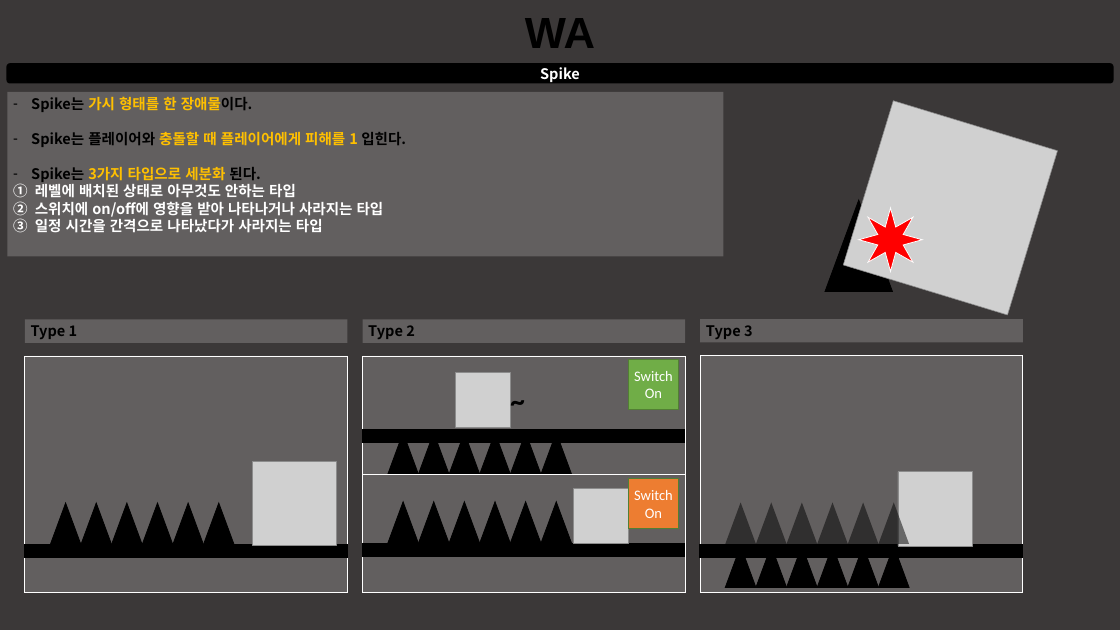
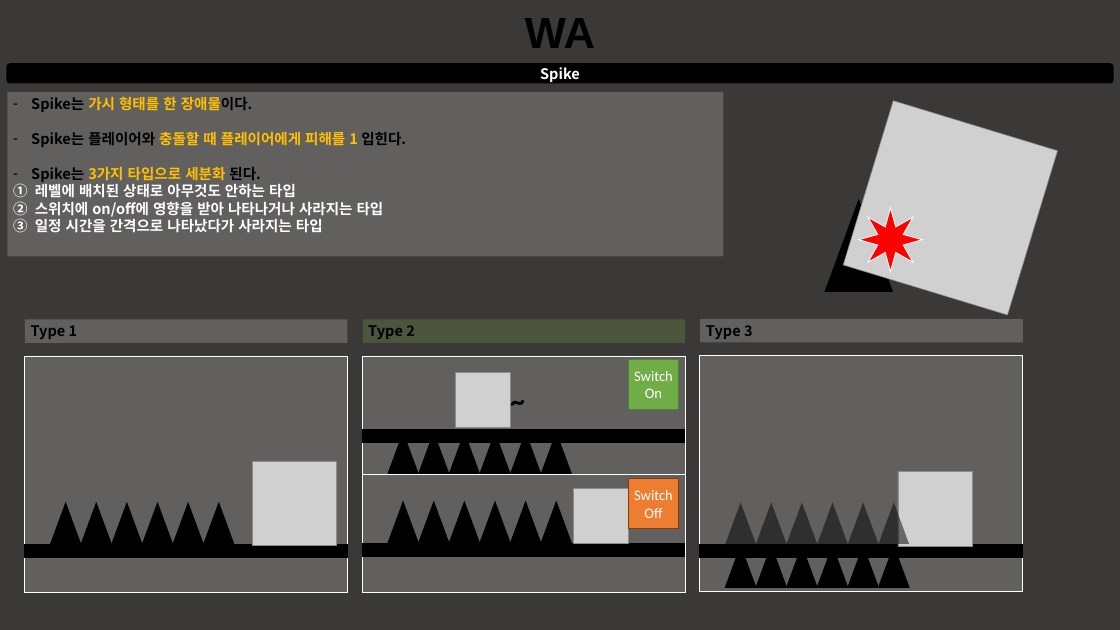
Before and after one commit to taeseongeom/WA, a slide deck: slide 5 of 기획서/신버전/적대적 오브젝트 기획서.pptx. Drawn at 1120x630 pixels with LibreOffice and Linux fonts; fonts in the diff are those of the drawing; grey boxes stand for pictures. Boxes give left, top, right and bottom in pixels: in the first picture for what was removed or moved away, otherwise in the second. Text is boxed around its words. In the diff, an @@ line names an element or a change of style, - is before the commit and + after.

```diff
--- a/기획서/신버전/적대적 오브젝트 기획서.pptx
+++ b/기획서/신버전/적대적 오브젝트 기획서.pptx
@@ rectangle "Type 2" at box(362, 319, 685, 343): fill #FFFFFF at 20% opacity to #92D050 at 20% opacity @@
@@ rectangle "Switch" at box(628, 478, 679, 529): outline #538035 1 pt to #843C0B 1 pt @@
@@ text in rectangle at box(644, 508, 662, 518): text changed @@
-On
+Off
```
Also in this commit, not shown: 3 other files.
